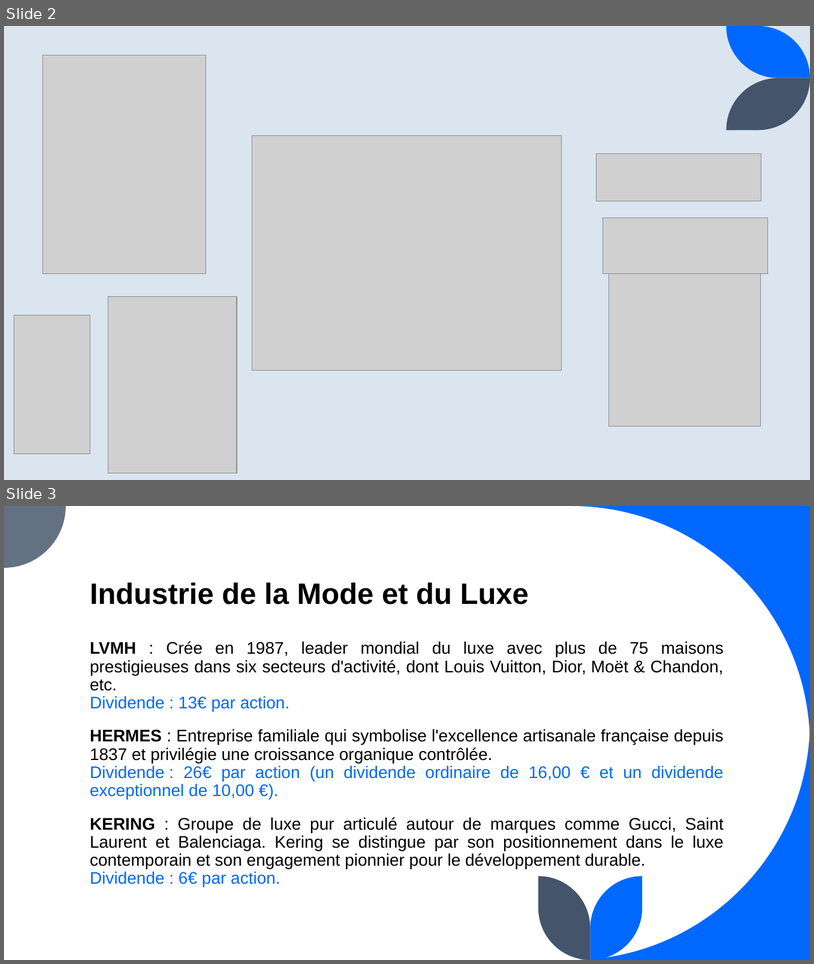
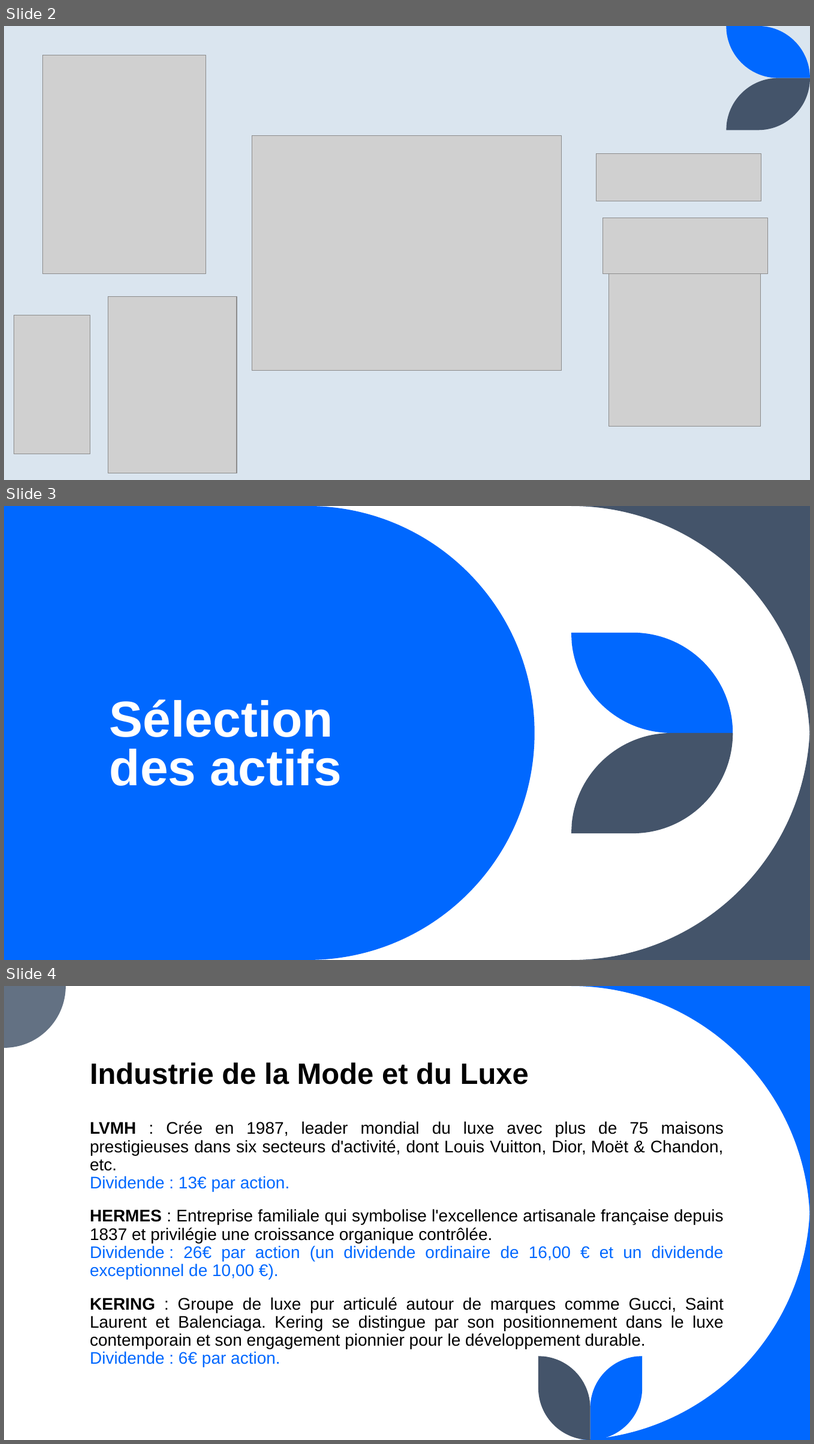
Before and after one commit to VictorBris/IAE_METZ_DATA_2025_5, a slide deck: DOCUMENTATION/PPT FINAL EMPIRICAL FINANCE.pptx. Shown one above the other, each under a label of ours: slides 2 and 3 before the commit, slides 2, 3 and 4 after it. The pictures are 814x964 and 814x1444 pixels, drawn with LibreOffice and Linux fonts; fonts in the diff are those of the drawing; grey boxes stand for pictures. Boxes give left, top, right and bottom in pixels: in the first picture for what was removed or moved away, otherwise in the second. Text is boxed around its words. In the diff, an @@ line names an element or a change of style, - is before the commit and + after.

```diff
--- a/DOCUMENTATION/PPT FINAL EMPIRICAL FINANCE.pptx
+++ b/DOCUMENTATION/PPT FINAL EMPIRICAL FINANCE.pptx
@@ slide 3 added at (4,506,810,960), background #FFFFFF @@
@@ title added at (110,699,342,786), 60 pt, text #FFFFFF, bold @@
+Sélection des actifs
@@ group added at (4,506,810,960): 5 freeform shapes @@
@@ what was slide 3 is now slide 4 @@
```
Also in this commit, not shown: 1 other slide added, 1 slide removed.
